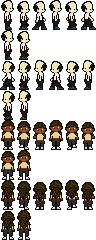
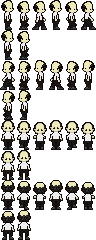
The second 96 x 240 image is a revision of the first. Changes to its layers:
painted on "hair" over [2, 180, 94, 230]
painted on "main_character" over [2, 121, 94, 239]
